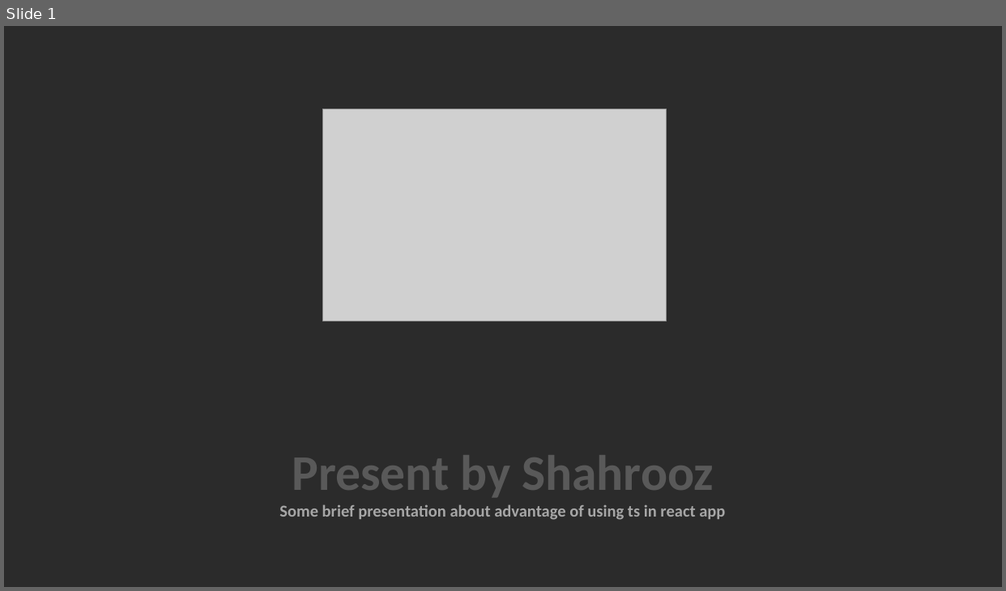
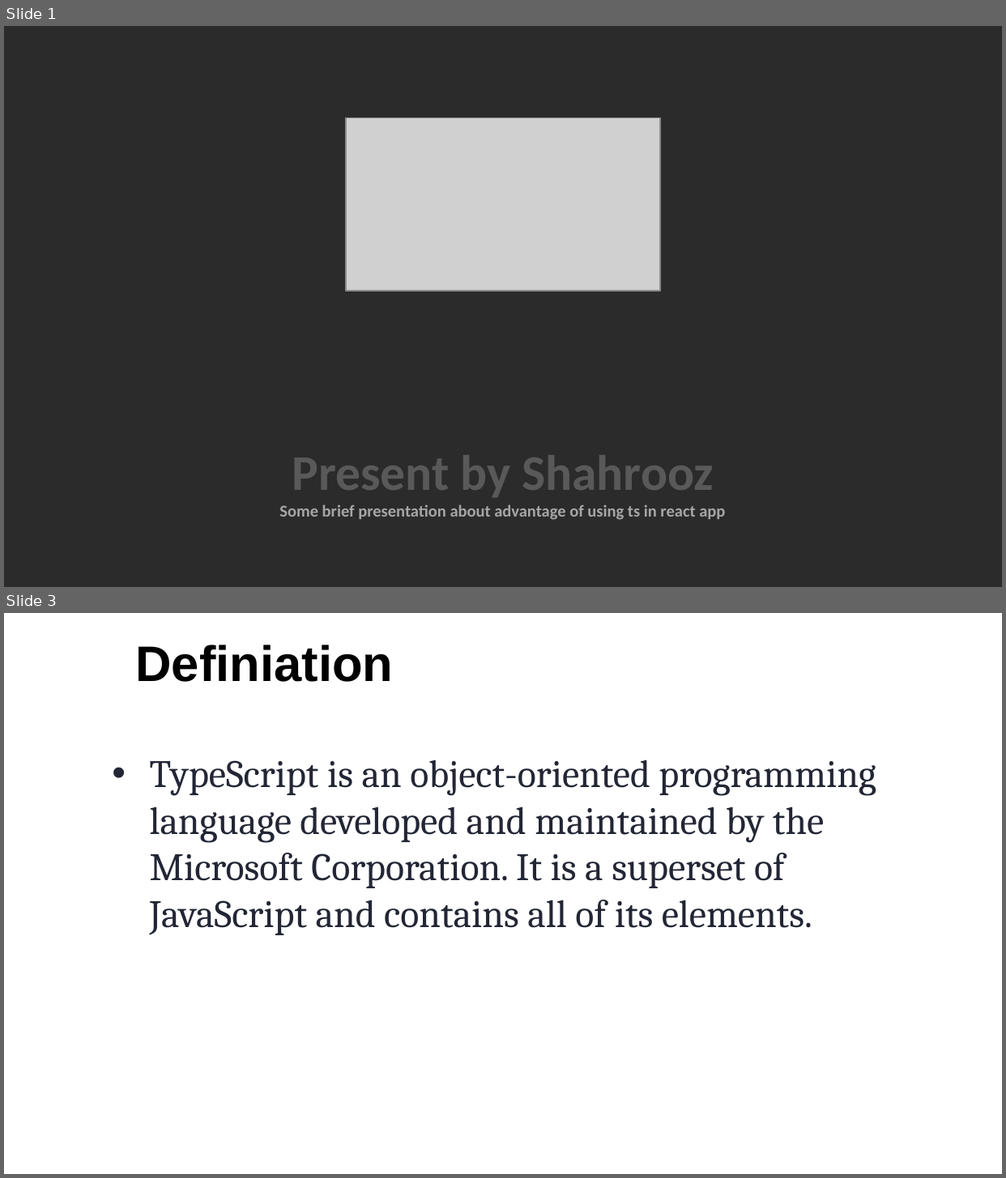
Before and after one commit to kingofday/ReactTS, a slide deck: docs/pres1.pptx. Shown one above the other, each under a label of ours: slide 1 before the commit, slides 1 and 3 after it; the slides between them are not shown. The pictures are 1006x591 and 1006x1178 pixels, drawn with LibreOffice and Linux fonts; fonts in the diff are those of the drawing; grey boxes stand for pictures; background and template pictures are left out; a plain dark background stands for a picture behind light text. Boxes give left, top, right and bottom in pixels: in the first picture for what was removed or moved away, otherwise in the second. Text is boxed around its words. In the diff, an @@ line names an element or a change of style, - is before the commit and + after.

```diff
--- a/docs/pres1.pptx
+++ b/docs/pres1.pptx
@@ slide 3 added at (x1=4, y1=613, x2=1002, y2=1174), background picture (left out) @@
@@ title added at (x1=135, y1=645, x2=393, y2=682), 36 pt, text #000000, bold @@
+Definiation
@@ text added at (x1=150, y1=760, x2=876, y2=935), 28 pt, text #222635 @@
+• TypeScript is an object-oriented programming language developed and maintained by the Microsoft Corporation. It is a superset of JavaScript and contains all of its elements.
@@ slide 1 changed as well @@
@@ picture resized from (x1=323, y1=109, x2=667, y2=320) to (x1=347, y1=118, x2=661, y2=290) @@
```
Also in this commit, not shown: 2 other slides changed, 19 other slides added, 1 slide removed.
